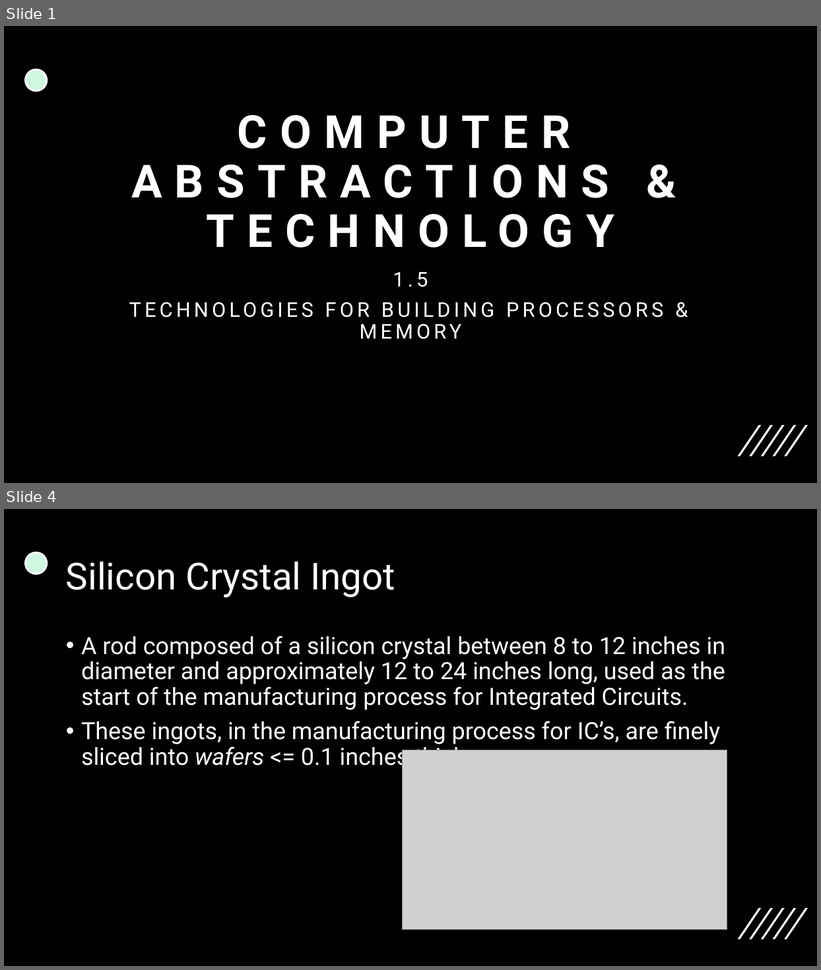
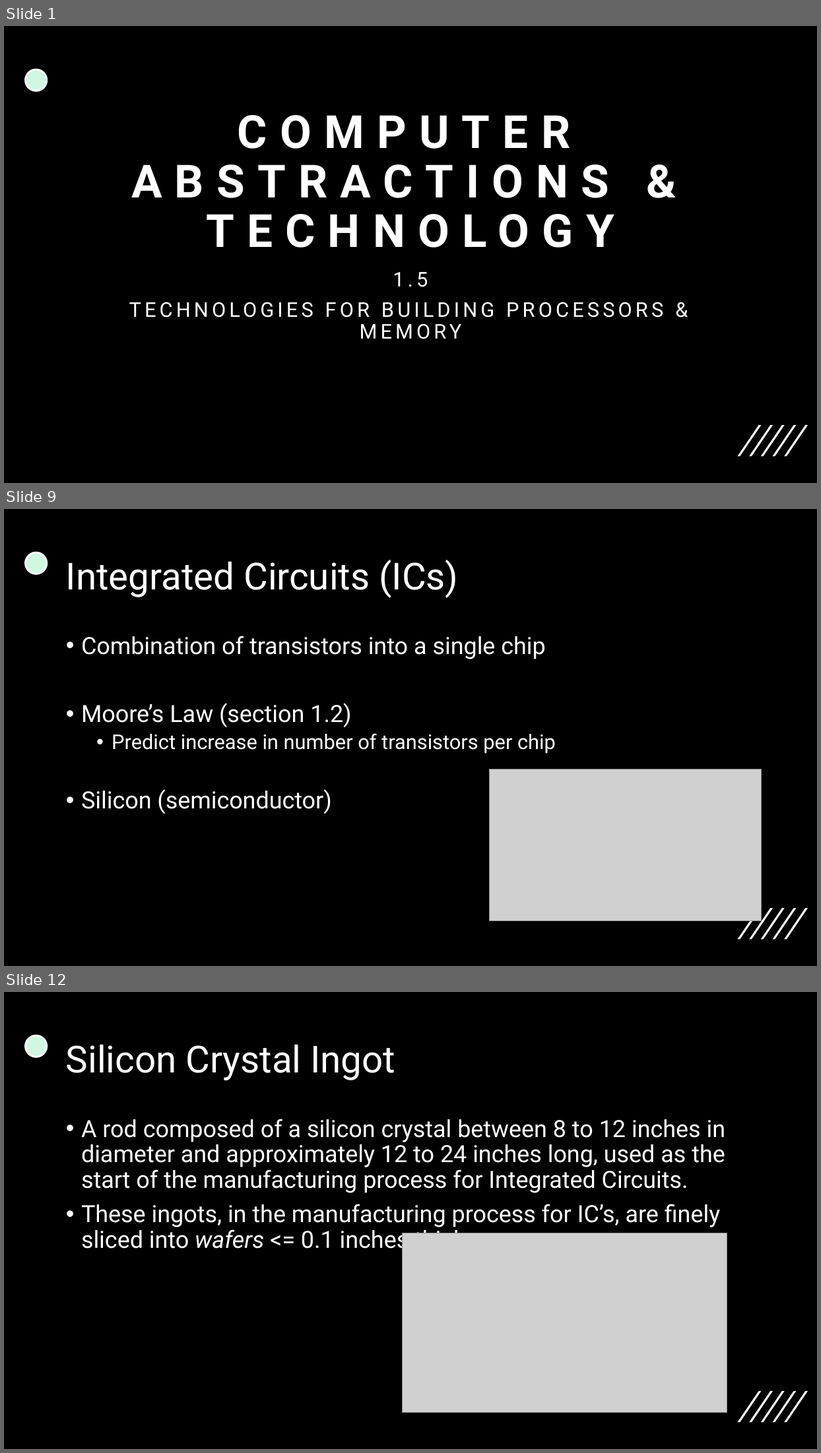
Before and after one commit to 00bayz/csci370_presentations, a slide deck: csci370_ch1_presentation.pptx. Shown one above the other, each under a label of ours: slides 1 and 4 before the commit, slides 1, 9 and 12 after it; the slides between them are not shown. The pictures are 821x970 and 821x1453 pixels, drawn with LibreOffice and Linux fonts; fonts in the diff are those of the drawing; grey boxes stand for pictures. Boxes give left, top, right and bottom in pixels: in the first picture for what was removed or moved away, otherwise in the second. Text is boxed around its words. In the diff, an @@ line names an element or a change of style, - is before the commit and + after.

```diff
--- a/csci370_ch1_presentation.pptx
+++ b/csci370_ch1_presentation.pptx
@@ slide 9 added at <box>4,509,817,966</box>, background #000000; not listed: 6 template elements that a slide beside it also shows @@
@@ title added at <box>66,560,458,598</box>, 44 pt, text #FFFFFF @@
+Integrated Circuits (ICs)
@@ text added at <box>81,636,556,814</box>, 28 pt, text #FFFFFF @@
+• Combination of transistors into a single chip
+• Moore’s Law (section 1.2)
+  • Predict increase in number of transistors per chip
+• Silicon (semiconductor)
@@ picture added at <box>490,770,762,921</box> @@
@@ what was slide 4 is now slide 12 @@
```
Also in this commit, not shown: 9 other slides added, 2 slides removed.
